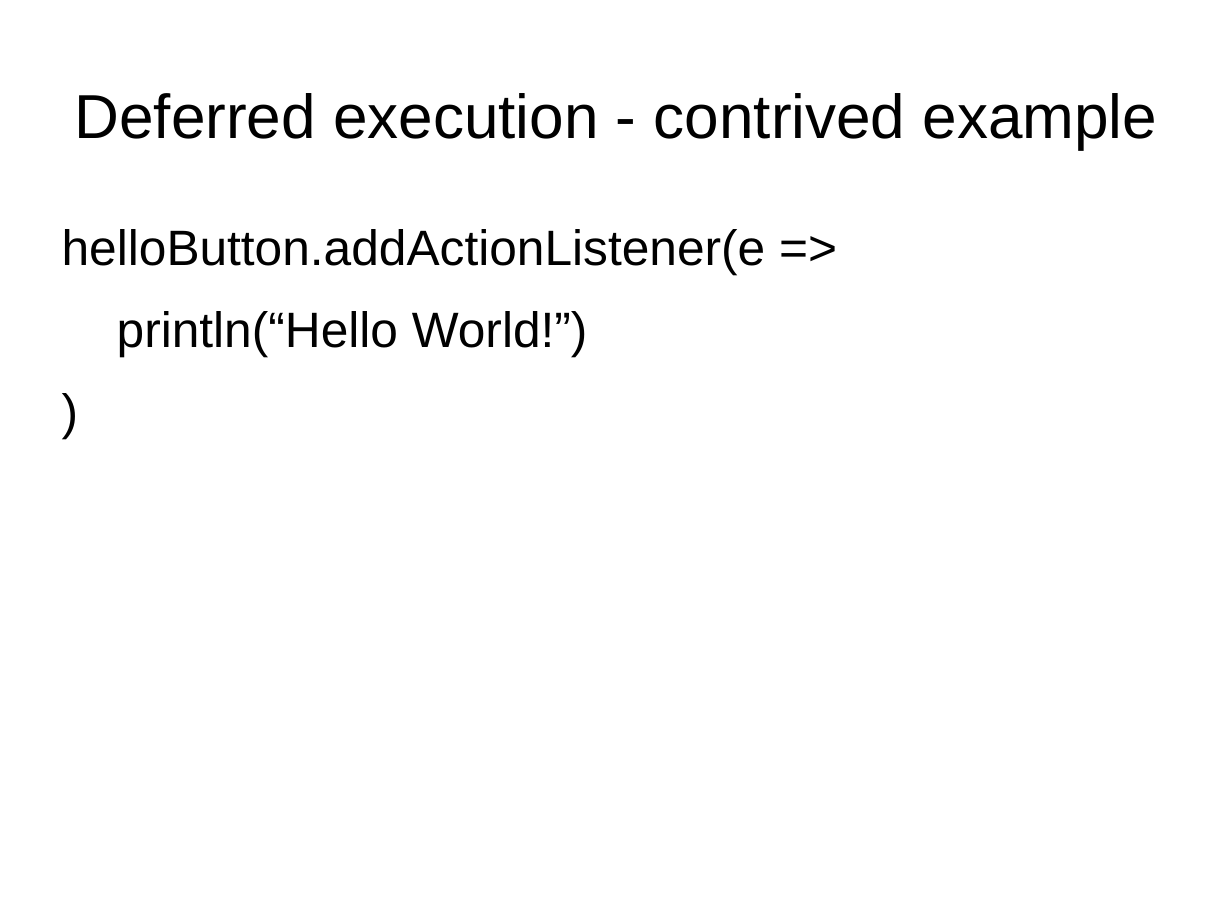
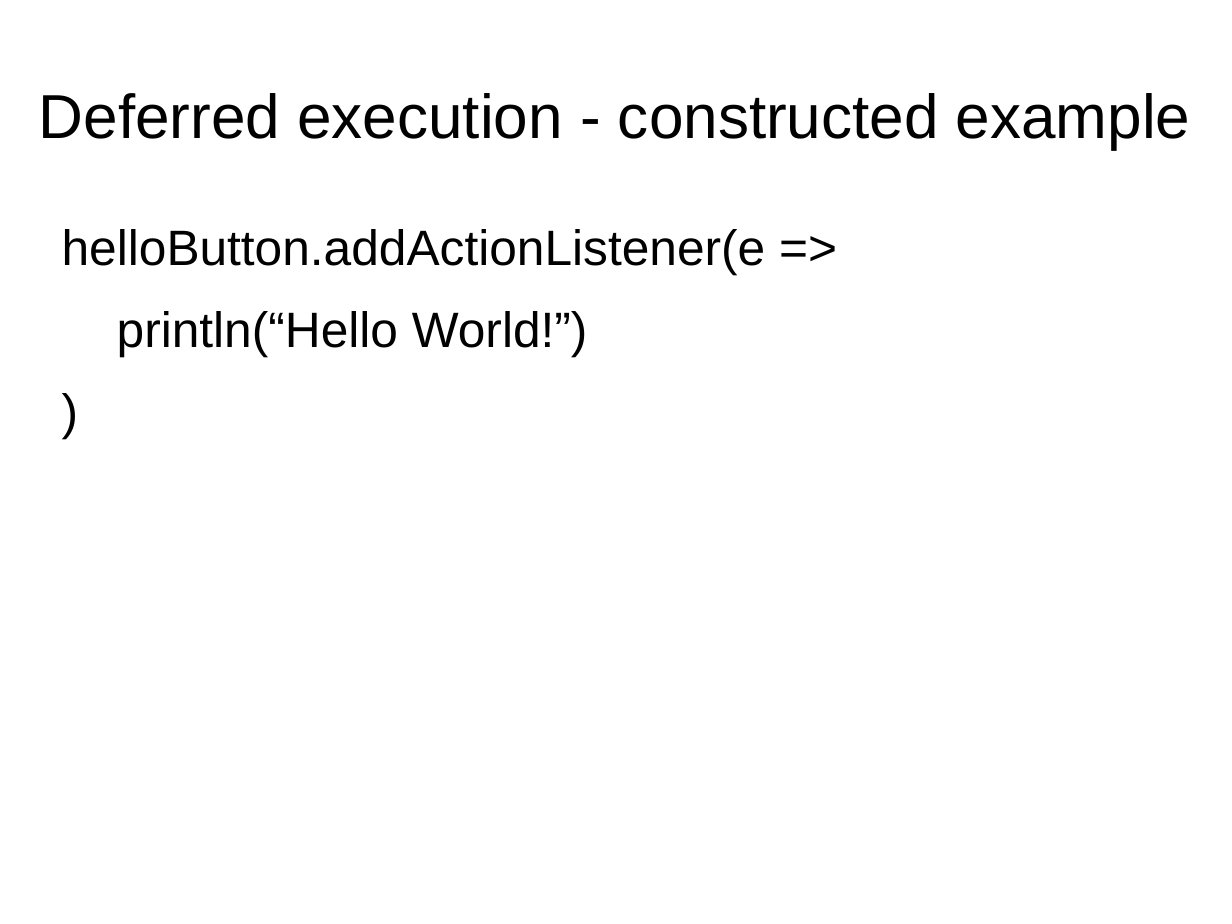
Before and after one commit to javaBin/scala-training-slides, a slide deck: slide 5 of 1.4-first_class_functions.odp. Drawn at 1232x924 pixels with LibreOffice and Linux fonts; fonts in the diff are those of the drawing; background and template pictures are left out. Boxes give left, top, right and bottom in pixels: in the first picture for what was removed or moved away, otherwise in the second. Text is boxed around its words. In the diff, an @@ line names an element or a change of style, - is before the commit and + after.

```diff
--- a/1.4-first_class_functions.odp
+++ b/1.4-first_class_functions.odp
@@ title at bbox=[39, 93, 1191, 150]: text changed @@
-Deferred execution - contrived example
+Deferred execution - constructed example
```
Also in this commit, not shown: 2 other files.
